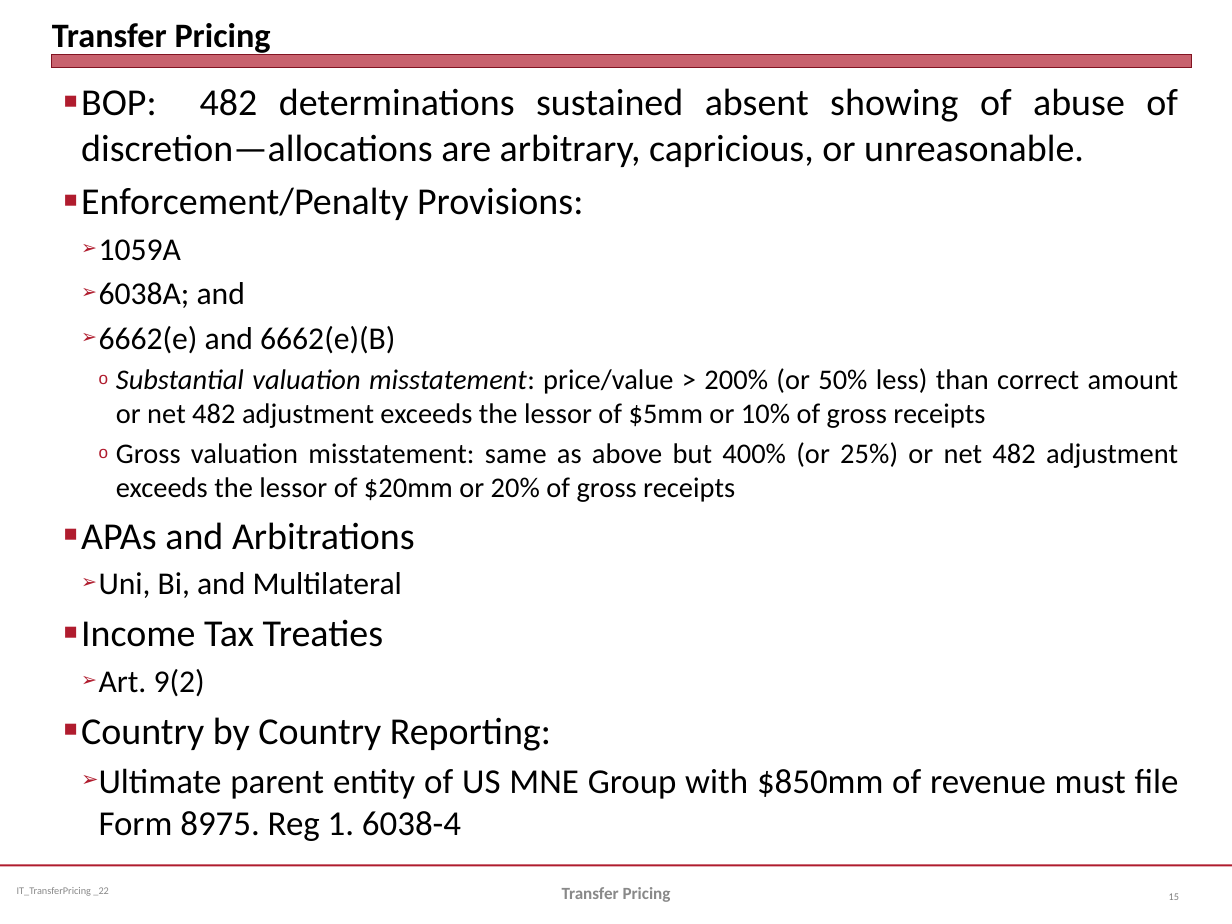
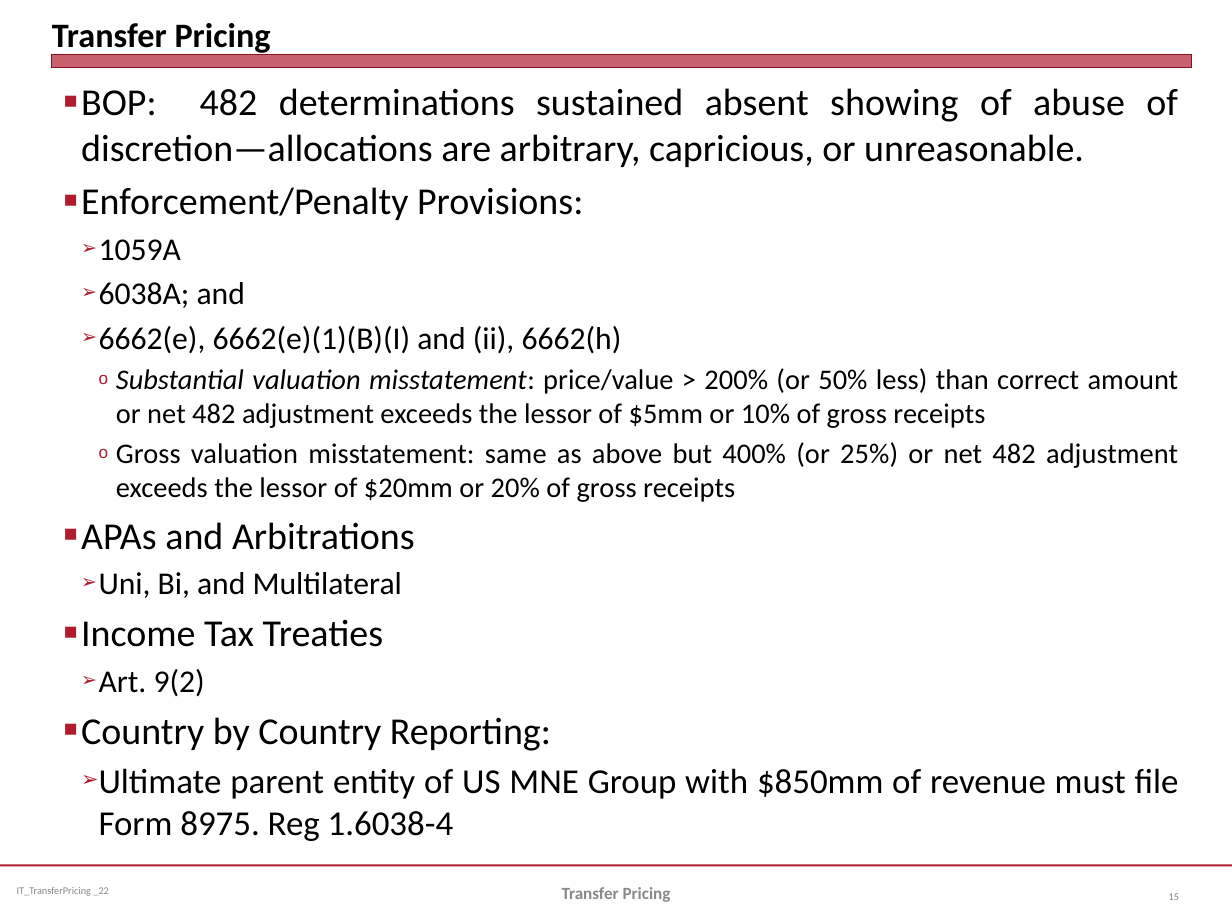
Before and after one commit to jmc877/International-Tax, a slide deck: slide 15 of slides/IT_TransferPricing_2022.pptx. Drawn at 1232x924 pixels with LibreOffice and Linux fonts; fonts in the diff are those of the drawing. Boxes give left, top, right and bottom in pixels: in the first picture for what was removed or moved away, otherwise in the second. Text is boxed around its words. In the diff, an @@ line names an element or a change of style, - is before the commit and + after.

```diff
--- a/slides/IT_TransferPricing_2022.pptx
+++ b/slides/IT_TransferPricing_2022.pptx
@@ text at [99,326,622,354]: text changed @@
-  ➢ 6662(e) and 6662(e)(B)
+  ➢ 6662(e), 6662(e)(1)(B)(I) and (ii), 6662(h)
@@ text at [99,768,1179,841]: spaces changed @@
-  ➢ Ultimate parent entity of US MNE Group with $850mm of revenue must file Form 8975. Reg 1. 6038-4
+  ➢ Ultimate parent entity of US MNE Group with $850mm of revenue must file Form 8975. Reg 1.6038-4
```
Also in this commit, not shown: 4 other slides changed.
